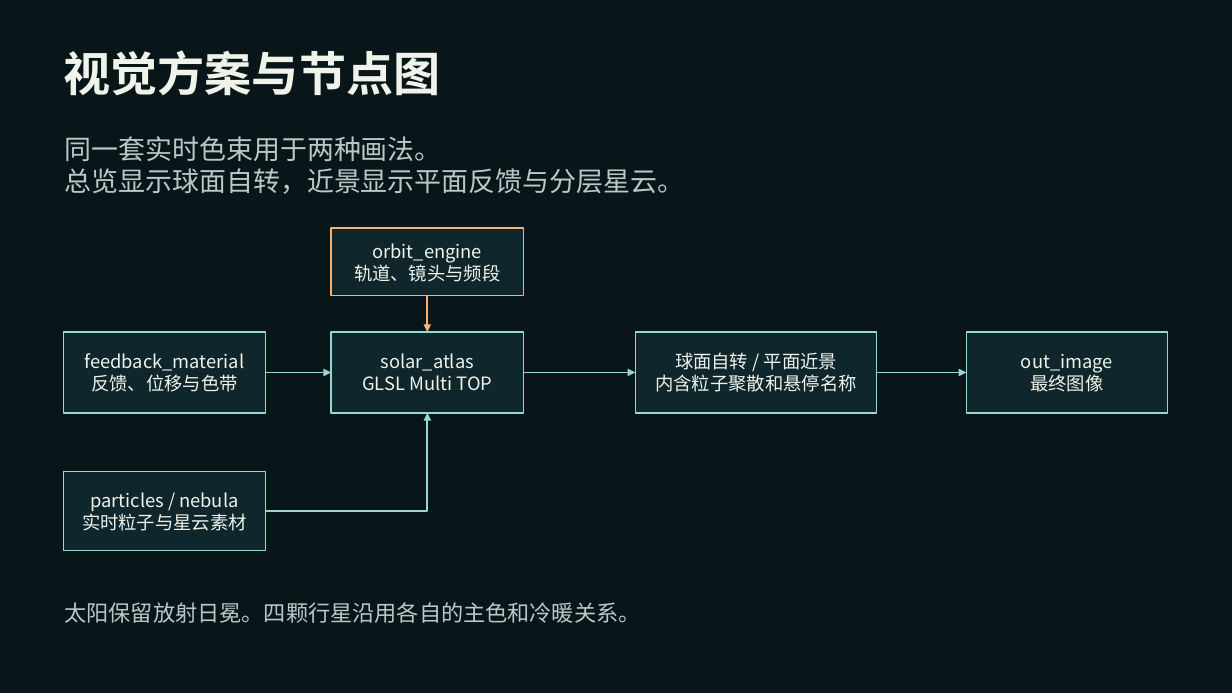
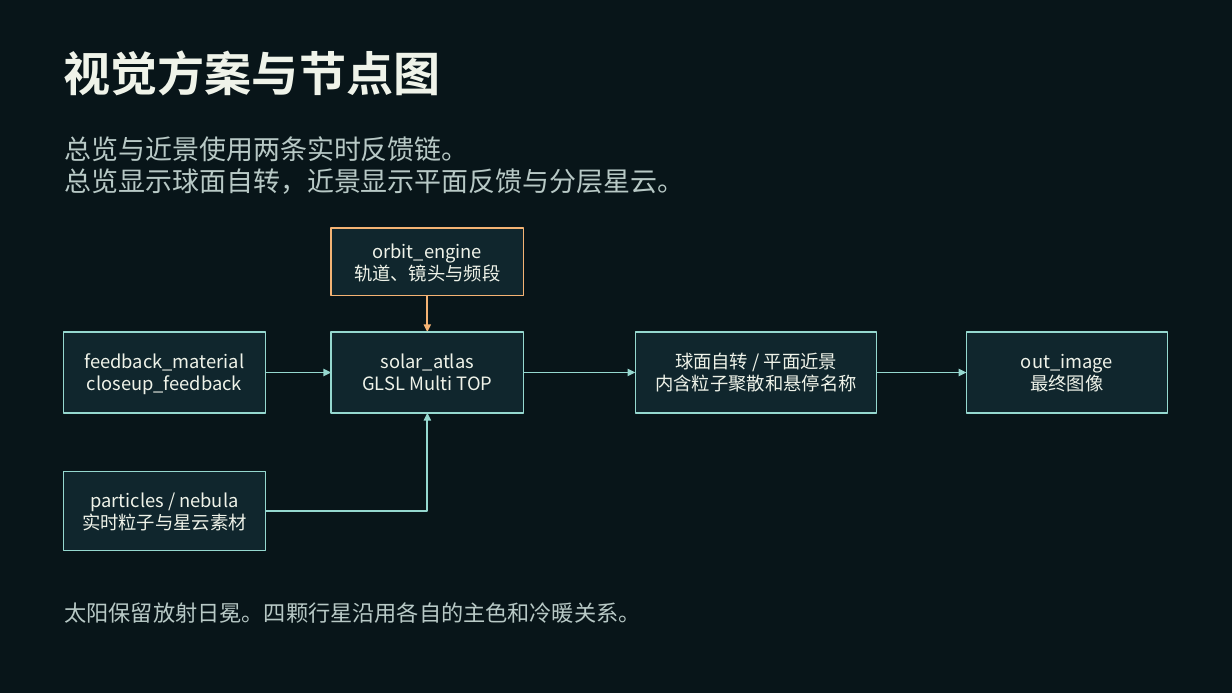
Before and after one commit to toki37644/TD, a slide deck: slide 4 of 深空回声·作品汇报.pptx. Drawn at 1232x693 pixels with LibreOffice and Linux fonts; fonts in the diff are those of the drawing. Boxes give left, top, right and bottom in pixels: in the first picture for what was removed or moved away, otherwise in the second. Text is boxed around its words. In the diff, an @@ line names an element or a change of style, - is before the commit and + after.

Commit message:
Refine planetary feedback and portrait atlas exploration

```diff
--- a/深空回声·作品汇报.pptx
+++ b/深空回声·作品汇报.pptx
@@ text at bbox=[64, 136, 468, 162]: text changed @@
-同一套实时色束用于两种画法。
+总览与近景使用两条实时反馈链。
@@ text in rectangle at bbox=[87, 375, 242, 395]: text changed @@
-反馈、位移与色带
+closeup_feedback
```
Also in this commit, not shown: 6 other slides changed, 13 other files.
